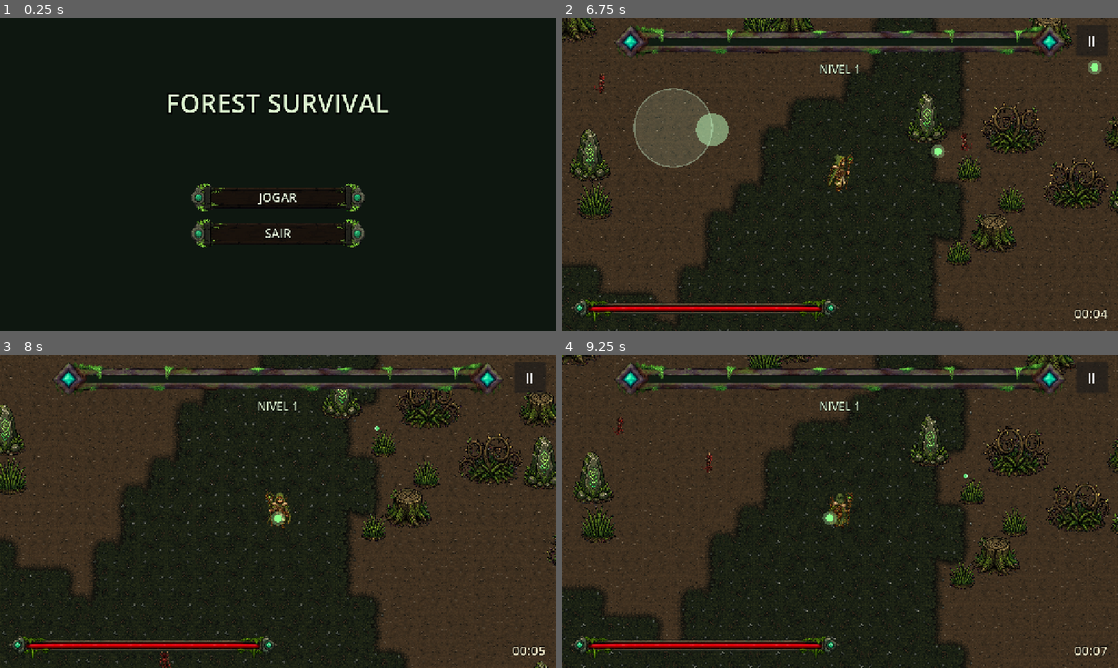
Above: before the commit, frames 1-4 (two rows, left to right).
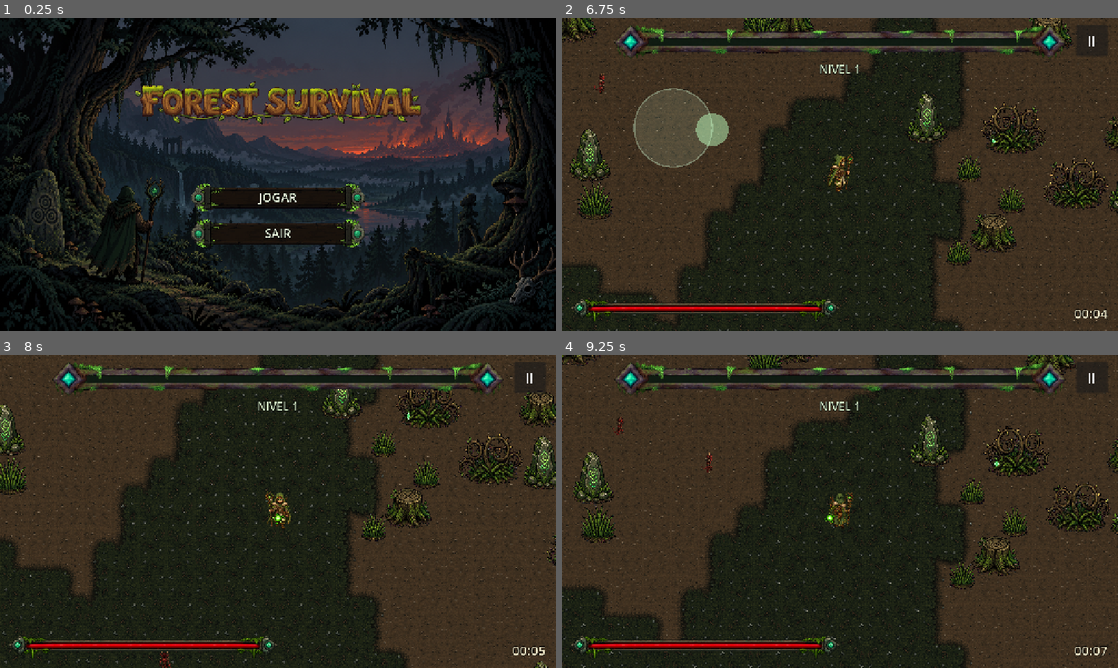
Above: after the commit, the same moments.

Repository: FearDev24/ForestSurvival
Game: Godot game, scene res://scenes/ui/main_menu.tscn
Same seed, same stepped clock (60 frames per second), same inputs: the game is played once before the commit and once after it.
Inputs (mouse positions are in pixels of both pictures, inside the frame that each line leads up to):
- Up to frame 1 (0.25 s): no input
- Up to frame 2 (6.75 s): click "JOGAR" at 0.5 s; click "II" at 1.25 s; click "REINICIAR" at 2 s; tap Enter (ui_accept) at 2.75, 3.02, 6.02 s; move the mouse to (962, 158) at 2.77 s; hold D (move_right) 2.78-3.5 s; click (962, 158) at 2.92 s; drag from (728, 190) to (812, 237) at 3.52 s; move the mouse to (895, 105) at 4.27 s; hold D (move_right) 4.28-5 s; drag from (812, 237) to (1001, 89) at 5.02 s; move the mouse to (1006, 221) at 5.77 s; hold A (move_left) 5.78-6.5 s; drag from (673, 127) to (984, 143) at 6.52 s
- Up to frame 3 (8 s): move the mouse to (305, 511) at 7.27 s; hold S (move_down) from 7.28 s (still down); click (305, 511) at 7.42 s
- Up to frame 4 (9.25 s): release S (move_down) at 8 s; drag from (756, 433) to (634, 386) at 8.02 s; move the mouse to (962, 495) at 8.77 s; hold W (move_up) from 8.78 s (still down); tap Enter (ui_accept) at 9.02 s

The runs differ from the first frame. In frame 1, 38% of the frame differs, in the area x 0-100%, y 0-100%; in frame 2, 0.2%; in frame 3, 0.1%; in frame 4, 0.1%.

Commit message:
feat: integra a arte entregue (icones, menu, icone do app e tres efeitos)
Os 12 icones de arma, o nome do jogo, o fundo do menu, o icone do app e as
tres folhas de animacao entram no lugar dos placeholders. Nenhuma linha de
logica mudou: as vagas da DEC-013 estavam prontas, e os tres efeitos que
desenhavam em codigo passam a nao desenhar quando ha um Sprite na cena.

A escala de cada sprite saiu de medida, nao de olho: preparar_efeitos.py le o
raio visivel quadro a quadro. Orbe a 55% (colisao 10 -> 14), esporos a 50%,
vagalume sem escala. O anel de esporos cresce de 84 a 128 px ao longo da folha
e a colisao de uma zona e fixa: ficam so os dois quadros grandes, senao os
pequenos acertariam antes de a nuvem encostar.

Os dois testes de acerto comparavam a colisao com o raio do placeholder, que
sobrevive intacto quando a arte entra -- passariam com a arte em qualquer
escala. Agora medem a propria textura, e acusam com defeito de proposito.

Co-Authored-By: Claude Opus 5 <noreply@anthropic.com>

Diff:
--- /dev/null
+++ b/assets/effects/esporos_sprite_frames.tres
@@ -0,0 +1,22 @@
+[gd_resource type="SpriteFrames" load_steps=4 format=3 uid="uid://bfsesporosframes"]
+
+[ext_resource type="Texture2D" path="res://assets/effects/esporos.png" id="1_esporos"]
+
+[sub_resource type="AtlasTexture" id="AtlasTexture_esporos_02"]
+atlas = ExtResource("1_esporos")
+region = Rect2(512, 0, 256, 256)
+
+[sub_resource type="AtlasTexture" id="AtlasTexture_esporos_03"]
+atlas = ExtResource("1_esporos")
+region = Rect2(768, 0, 256, 256)
+
+[resource]
+animations = [{
+"frames": [{"duration": 1.0,
+"texture": SubResource("AtlasTexture_esporos_02")},
+{"duration": 1.0,
+"texture": SubResource("AtlasTexture_esporos_03")}],
+"loop": true,
+"name": &"idle",
+"speed": 4.0
+}]
--- /dev/null
+++ b/assets/effects/orbe_sprite_frames.tres
@@ -0,0 +1,34 @@
+[gd_resource type="SpriteFrames" load_steps=6 format=3 uid="uid://bfsorbeframes"]
+
+[ext_resource type="Texture2D" path="res://assets/effects/orbe.png" id="1_orbe"]
+
+[sub_resource type="AtlasTexture" id="AtlasTexture_orbe_00"]
+atlas = ExtResource("1_orbe")
+region = Rect2(0, 0, 64, 64)
+
+[sub_resource type="AtlasTexture" id="AtlasTexture_orbe_01"]
+atlas = ExtResource("1_orbe")
+region = Rect2(64, 0, 64, 64)
+
+[sub_resource type="AtlasTexture" id="AtlasTexture_orbe_02"]
+atlas = ExtResource("1_orbe")
+region = Rect2(128, 0, 64, 64)
+
+[sub_resource type="AtlasTexture" id="AtlasTexture_orbe_03"]
+atlas = ExtResource("1_orbe")
+region = Rect2(192, 0, 64, 64)
+
+[resource]
+animations = [{
+"frames": [{"duration": 1.0,
+"texture": SubResource("AtlasTexture_orbe_00")},
+{"duration": 1.0,
+"texture": SubResource("AtlasTexture_orbe_01")},
+{"duration": 1.0,
+"texture": SubResource("AtlasTexture_orbe_02")},
+{"duration": 1.0,
+"texture": SubResource("AtlasTexture_orbe_03")}],
+"loop": true,
+"name": &"fly",
+"speed": 10.0
+}]
--- /dev/null
+++ b/assets/effects/vagalume_sprite_frames.tres
@@ -0,0 +1,34 @@
+[gd_resource type="SpriteFrames" load_steps=6 format=3 uid="uid://bfsvagalumeframes"]
+
+[ext_resource type="Texture2D" path="res://assets/effects/vagalume.png" id="1_vagalume"]
+
+[sub_resource type="AtlasTexture" id="AtlasTexture_vagalume_00"]
+atlas = ExtResource("1_vagalume")
+region = Rect2(0, 0, 32, 32)
+
+[sub_resource type="AtlasTexture" id="AtlasTexture_vagalume_01"]
+atlas = ExtResource("1_vagalume")
+region = Rect2(32, 0, 32, 32)
+
+[sub_resource type="AtlasTexture" id="AtlasTexture_vagalume_02"]
+atlas = ExtResource("1_vagalume")
+region = Rect2(64, 0, 32, 32)
+
+[sub_resource type="AtlasTexture" id="AtlasTexture_vagalume_03"]
+atlas = ExtResource("1_vagalume")
+region = Rect2(96, 0, 32, 32)
+
+[resource]
+animations = [{
+"frames": [{"duration": 1.0,
+"texture": SubResource("AtlasTexture_vagalume_00")},
+{"duration": 1.0,
+"texture": SubResource("AtlasTexture_vagalume_01")},
+{"duration": 1.0,
+"texture": SubResource("AtlasTexture_vagalume_02")},
+{"duration": 1.0,
+"texture": SubResource("AtlasTexture_vagalume_03")}],
+"loop": true,
+"name": &"idle",
+"speed": 10.0
+}]
--- a/project.godot
+++ b/project.godot
@@ -14,6 +14,7 @@
 config/description="Survivor-like 2D top-down. Um druida guardiao defende a floresta de invasoes demoniacas."
 run/main_scene="res://scenes/ui/main_menu.tscn"
 config/features=PackedStringArray("4.7", "Mobile")
+config/icon="res://assets/ui/icone_app.png"
 
 [display]
 
--- a/resources/upgrades/arma_anel_de_esporos.tres
+++ b/resources/upgrades/arma_anel_de_esporos.tres
@@ -1,7 +1,8 @@
-[gd_resource type="Resource" script_class="UpgradeData" load_steps=3 format=3 uid="uid://bfsupgesporo"]
+[gd_resource type="Resource" script_class="UpgradeData" load_steps=4 format=3 uid="uid://bfsupgesporo"]
 
 [ext_resource type="Script" path="res://scripts/upgrades/upgrade_data.gd" id="1_data"]
 [ext_resource type="Resource" uid="uid://bfsarmaesporo" path="res://resources/weapons/anel_de_esporos.tres" id="2_arma"]
+[ext_resource type="Texture2D" path="res://assets/ui/icones/arma_anel_de_esporos.png" id="3_icone"]
 
 [resource]
 script = ExtResource("1_data")
@@ -11,3 +12,4 @@
 kind = 1
 weapon = ExtResource("2_arma")
 unlock_time = 150.0
+icon = ExtResource("3_icone")
--- a/resources/upgrades/arma_orbe_do_cajado.tres
+++ b/resources/upgrades/arma_orbe_do_cajado.tres
@@ -1,7 +1,8 @@
-[gd_resource type="Resource" script_class="UpgradeData" load_steps=3 format=3 uid="uid://bfsupgorbe"]
+[gd_resource type="Resource" script_class="UpgradeData" load_steps=4 format=3 uid="uid://bfsupgorbe"]
 
 [ext_resource type="Script" path="res://scripts/upgrades/upgrade_data.gd" id="1_data"]
 [ext_resource type="Resource" uid="uid://bfsarmaorbe" path="res://resources/weapons/orbe_do_cajado.tres" id="2_arma"]
+[ext_resource type="Texture2D" path="res://assets/ui/icones/arma_orbe_do_cajado.png" id="3_icone"]
 
 [resource]
 script = ExtResource("1_data")
@@ -10,3 +11,4 @@
 description = "Um orbe de energia verde sai do cajado rumo ao inimigo mais próximo."
 kind = 1
 weapon = ExtResource("2_arma")
+icon = ExtResource("3_icone")
--- a/resources/upgrades/arma_vagalumes_guardioes.tres
+++ b/resources/upgrades/arma_vagalumes_guardioes.tres
@@ -1,7 +1,8 @@
-[gd_resource type="Resource" script_class="UpgradeData" load_steps=3 format=3 uid="uid://bfsupgvagalume"]
+[gd_resource type="Resource" script_class="UpgradeData" load_steps=4 format=3 uid="uid://bfsupgvagalume"]
 
 [ext_resource type="Script" path="res://scripts/upgrades/upgrade_data.gd" id="1_data"]
 [ext_resource type="Resource" uid="uid://bfsarmavagalume" path="res://resources/weapons/vagalumes_guardioes.tres" id="2_arma"]
+[ext_resource type="Texture2D" path="res://assets/ui/icones/arma_vagalumes_guardioes.png" id="3_icone"]
 
 [resource]
 script = ExtResource("1_data")
@@ -11,3 +12,4 @@
 kind = 1
 weapon = ExtResource("2_arma")
 unlock_time = 270.0
+icon = ExtResource("3_icone")
--- a/scenes/effects/guardian_fireflies.tscn
+++ b/scenes/effects/guardian_fireflies.tscn
@@ -1,7 +1,9 @@
-[gd_scene load_steps=3 format=3 uid="uid://bfsvagalume0fs"]
+[gd_scene load_steps=4 format=3 uid="uid://bfsvagalume0fs"]
 
 [ext_resource type="Script" path="res://scripts/effects/orbit_effect.gd" id="1_efeito"]
 [ext_resource type="Script" path="res://scripts/components/hitbox_component.gd" id="2_hitbox"]
+
+[ext_resource type="SpriteFrames" uid="uid://bfsvagalumeframes" path="res://assets/effects/vagalume_sprite_frames.tres" id="9_frames"]
 
 [sub_resource type="CircleShape2D" id="CircleShape2D_orbe"]
 radius = 11.0
@@ -26,6 +28,13 @@
 [node name="CollisionShape2D" type="CollisionShape2D" parent="Orbe0"]
 shape = SubResource("CircleShape2D_orbe")
 
+[node name="Sprite" type="AnimatedSprite2D" parent="Orbe0"]
+texture_filter = 1
+sprite_frames = ExtResource("9_frames")
+animation = &"idle"
+autoplay = "idle"
+frame = 0
+
 [node name="Orbe1" type="Area2D" parent="."]
 collision_layer = 16
 collision_mask = 8
@@ -37,6 +46,13 @@
 [node name="CollisionShape2D" type="CollisionShape2D" parent="Orbe1"]
 shape = SubResource("CircleShape2D_orbe")
 
+[node name="Sprite" type="AnimatedSprite2D" parent="Orbe1"]
+texture_filter = 1
+sprite_frames = ExtResource("9_frames")
+animation = &"idle"
+autoplay = "idle"
+frame = 1
+
 [node name="Orbe2" type="Area2D" parent="."]
 collision_layer = 16
 collision_mask = 8
@@ -47,3 +63,10 @@
 
 [node name="CollisionShape2D" type="CollisionShape2D" parent="Orbe2"]
 shape = SubResource("CircleShape2D_orbe")
+
+[node name="Sprite" type="AnimatedSprite2D" parent="Orbe2"]
+texture_filter = 1
+sprite_frames = ExtResource("9_frames")
+animation = &"idle"
+autoplay = "idle"
+frame = 2
--- a/scenes/effects/orbe_do_cajado.tscn
+++ b/scenes/effects/orbe_do_cajado.tscn
@@ -1,10 +1,11 @@
-[gd_scene load_steps=4 format=3 uid="uid://bfsorbe0forest"]
+[gd_scene load_steps=5 format=3 uid="uid://bfsorbe0forest"]
 
 [ext_resource type="Script" path="res://scripts/effects/orbe_projetil.gd" id="1_efeito"]
 [ext_resource type="Script" path="res://scripts/components/hitbox_component.gd" id="2_hitbox"]
+[ext_resource type="SpriteFrames" uid="uid://bfsorbeframes" path="res://assets/effects/orbe_sprite_frames.tres" id="3_frames"]
 
 [sub_resource type="CircleShape2D" id="CircleShape2D_orbe"]
-radius = 10.0
+radius = 14.0
 
 [node name="OrbeDoCajado" type="Node2D"]
 editor_description = "Ataque inicial do druida (DEC-025): orbe verde disparado do cajado no inimigo mais proximo. Redon …(215 unchanged characters)…
@@ -13,6 +14,14 @@
 speed = 520.0
 lifetime = 1.1
 pierce = 1
+
+[node name="Sprite" type="AnimatedSprite2D" parent="."]
+editor_description = "Escala 0,55: a arte tem ~26 px de raio e a colisao 14. O OrbeProjetil so desenha em codigo quando nao ha este no (DEC-013)."
+texture_filter = 1
+scale = Vector2(0.55, 0.55)
+sprite_frames = ExtResource("3_frames")
+animation = &"fly"
+autoplay = "fly"
 
 [node name="Hitbox" type="Area2D" parent="."]
 editor_description = "Ataque do jogador: layer 5 PlayerAttack, mask 4 EnemyHurtbox, golpe unico por alvo. O dano 1.0 e marcador: quem manda no numero e o WeaponData, por set_damage()."
--- a/scenes/effects/spore_ring.tscn
+++ b/scenes/effects/spore_ring.tscn
@@ -1,7 +1,8 @@
-[gd_scene load_steps=3 format=3 uid="uid://bfsesporo0forest"]
+[gd_scene load_steps=4 format=3 uid="uid://bfsesporo0forest"]
 
 [ext_resource type="Script" path="res://scripts/effects/zone_effect.gd" id="1_efeito"]
 [ext_resource type="Script" path="res://scripts/components/hitbox_component.gd" id="2_hitbox"]
+[ext_resource type="SpriteFrames" uid="uid://bfsesporosframes" path="res://assets/effects/esporos_sprite_frames.tres" id="3_frames"]
 
 [sub_resource type="CircleShape2D" id="CircleShape2D_esporo"]
 radius = 64.0
@@ -12,6 +13,14 @@
 script = ExtResource("1_efeito")
 duration = 3.5
 visual_radius = 64.0
+
+[node name="Sprite" type="AnimatedSprite2D" parent="."]
+editor_description = "Escala 0,5: a arte tem 128 px de raio nos quadros usados e a zona vale 64. O ZoneEffect so desenha em codigo quando nao ha este no (DEC-013)."
+texture_filter = 1
+scale = Vector2(0.5, 0.5)
+sprite_frames = ExtResource("3_frames")
+animation = &"idle"
+autoplay = "idle"
 
 [node name="Hitbox" type="Area2D" parent="."]
 editor_description = "Ataque do jogador: layer 5 PlayerAttack, mask 4 EnemyHurtbox. hit_interval 0.5 - aqui o dano REPETE, que e o que distingue esta familia das outras duas. hit_on_enter true para quem pisa na zona sentir na hora. O dano 1.0 e marcador; quem manda e o WeaponData."
--- a/scenes/ui/main_menu.tscn
+++ b/scenes/ui/main_menu.tscn
@@ -1,8 +1,10 @@
-[gd_scene load_steps=4 format=3 uid="uid://bfsmenu0fs"]
+[gd_scene load_steps=6 format=3 uid="uid://bfsmenu0fs"]
 
 [ext_resource type="Script" path="res://scripts/ui/main_menu.gd" id="1_menu"]
 [ext_resource type="Texture2D" path="res://assets/ui/opcao_normal.png" id="2_normal"]
 [ext_resource type="Texture2D" path="res://assets/ui/opcao_destaque.png" id="3_destaque"]
+[ext_resource type="Texture2D" path="res://assets/ui/titulo_jogo.png" id="4_titulo"]
+[ext_resource type="Texture2D" path="res://assets/ui/fundo_menu.png" id="5_fundo"]
 
 [node name="MainMenu" type="Control"]
 editor_description = "Cena principal do projeto (secao 16: voltar ao menu). JOGAR carrega a partida, SAIR fecha o jogo. Nao mexe em paused: quem despausa e o GameManager, antes de trocar de cena para ca."
@@ -36,6 +38,7 @@
 grow_horizontal = 2
 grow_vertical = 2
 mouse_filter = 2
+texture = ExtResource("5_fundo")
 expand_mode = 1
 stretch_mode = 6
 
@@ -61,6 +64,7 @@
 texture_filter = 2
 layout_mode = 2
 mouse_filter = 2
+texture = ExtResource("4_titulo")
 expand_mode = 1
 stretch_mode = 5
 
--- a/scripts/effects/orbe_projetil.gd
+++ b/scripts/effects/orbe_projetil.gd
@@ -18,5 +18,9 @@
 
 
 func _draw() -> void:
+	# Com arte no lugar — um nó `Sprite` na cena —, o desenho em código sai:
+	# é a vaga da DEC-013 sendo preenchida sem mexer em lógica.
+	if get_node_or_null("Sprite") != null:
+		return
 	draw_circle(Vector2.ZERO, raio_desenho * 1.8, cor_brilho)
 	draw_circle(Vector2.ZERO, raio_desenho, cor)
--- a/scripts/effects/orbit_effect.gd
+++ b/scripts/effects/orbit_effect.gd
@@ -76,6 +76,10 @@
 
 
 func _draw() -> void:
+	# Com arte nos orbes — um `Sprite` em cada —, o desenho em código sai
+	# (DEC-013). Basta olhar o primeiro: a cena põe sprite em todos ou nenhum.
+	if not _orbes.is_empty() and _orbes[0].get_node_or_null("Sprite") != null:
+		return
 	var restante := 1.0 - clampf(_vivo / maxf(0.01, duration), 0.0, 1.0)
 	var cor := orb_color
 	# Desvanece no fim, para os orbes não sumirem de estalo.
--- a/scripts/effects/zone_effect.gd
+++ b/scripts/effects/zone_effect.gd
@@ -34,11 +34,15 @@
 		expired.emit()
 		queue_free()
 		return
-	# Só redesenha porque o placeholder pulsa. Com arte no lugar, sai.
-	queue_redraw()
+	# Só redesenha porque o placeholder pulsa. Com arte no lugar, não redesenha.
+	if get_node_or_null("Sprite") == null:
+		queue_redraw()
 
 
 func _draw() -> void:
+	# Com arte no lugar, o círculo em código sai de cena (DEC-013).
+	if get_node_or_null("Sprite") != null:
+		return
 	var restante := 1.0 - clampf(_vivo / maxf(0.01, duration), 0.0, 1.0)
 	# Pulso lento, e desvanece no fim para a zona não sumir de estalo.
 	var pulso := 0.92 + 0.08 * sin(_vivo * 6.0)
--- a/tests/test_acerto.gd
+++ b/tests/test_acerto.gd
@@ -141,6 +141,29 @@
 	return _transformar(t, forma.shape.get_rect())
 
 
+## Raio visível da arte, quadro a quadro, já na escala do sprite.
+##
+## É a mesma ideia de `_desenho`: a medida sai da textura, não de um número
+## anotado aqui. Fica a mediana dos quadros — um efeito que pulsa não deve ser
+## julgado pelo quadro maior nem pelo menor.
+func _raio_da_arte(sprite: AnimatedSprite2D) -> float:
+	var raios: Array[float] = []
+	for q in sprite.sprite_frames.get_frame_count(sprite.animation):
+		var img := sprite.sprite_frames.get_frame_texture(sprite.animation, q).get_image()
+		var w := img.get_width()
+		var h := img.get_height()
+		var cx := (w - 1) * 0.5
+		var cy := (h - 1) * 0.5
+		var raio := 0.0
+		for y in h:
+			for x in w:
+				if img.get_pixel(x, y).a > 0.16:
+					raio = maxf(raio, maxf(absf(x - cx), absf(y - cy)))
+		raios.append(raio * absf(sprite.scale.x))
+	raios.sort()
+	return raios[raios.size() / 2]
+
+
 func _transformar(t: Transform2D, r: Rect2) -> Rect2:
 	var pontos := [r.position, r.position + Vector2(r.size.x, 0.0),
 		r.position + Vector2(0.0, r.size.y), r.end]
@@ -241,28 +264,37 @@
 			_fail("Corvo: a colisão tem %.0f px de %s, o corpo tem %.0f" % [eixo[1], eixo[0], eixo[2]])
 
 
-## Os vagalumes: a colisão é o orbe desenhado e um pouco do brilho.
+## Os vagalumes: a colisão é o orbe desenhado e um pouco do brilho. Com a arte
+## no lugar, o desenho medido é o do sprite; sem ela, o círculo do placeholder.
 func _check_vagalumes() -> void:
 	var efeito := _efeitos["guardian_fireflies"] as Node2D
-	var desenhado: float = efeito.get("orb_radius")
 	for filho in efeito.get_children():
 		var forma := filho.get_node_or_null("CollisionShape2D") as CollisionShape2D
 		if forma == null:
 			continue
+		var sprite := filho.get_node_or_null("Sprite") as AnimatedSprite2D
+		var desenhado: float = _raio_da_arte(sprite) if sprite != null else efeito.get("orb_radius")
 		var raio := (forma.shape as CircleShape2D).radius
-		if raio < desenhado or raio > desenhado * 1.5:
+		if raio < desenhado * 0.7 or raio > desenhado * 1.5:
 			_fail("Vagalume: colisão de raio %.0f para um orbe desenhado com %.0f" % [raio, desenhado])
 			return
 
 
-## Os esporos: a colisão é o círculo desenhado.
+## Os esporos: a colisão é o círculo desenhado. A folha cresce de 84 a 128 px
+## de raio e a cena usa os dois quadros grandes; a colisão acompanha a arte.
 func _check_esporos() -> void:
 	var efeito := _efeitos["spore_ring"] as Node2D
-	var desenhado: float = efeito.get("visual_radius")
+	var sprite := efeito.get_node_or_null("Sprite") as AnimatedSprite2D
 	var forma := efeito.get_node("Hitbox/CollisionShape2D") as CollisionShape2D
 	var raio := (forma.shape as CircleShape2D).radius
-	if absf(raio - desenhado) > 1.0:
-		_fail("Esporos: colisão de raio %.0f para um anel desenhado com %.0f" % [raio, desenhado])
+	if sprite == null:
+		var desenhado: float = efeito.get("visual_radius")
+		if absf(raio - desenhado) > 1.0:
+			_fail("Esporos: colisão de raio %.0f para um anel desenhado com %.0f" % [raio, desenhado])
+		return
+	var arte := _raio_da_arte(sprite)
+	if raio < arte * 0.85 or raio > arte * 1.15:
+		_fail("Esporos: colisão de raio %.0f para uma nuvem desenhada com %.0f" % [raio, arte])
 
 
 # -------------------------------------------------------------------- recuo --
--- a/tests/test_progressao.gd
+++ b/tests/test_progressao.gd
@@ -99,17 +99,41 @@
 	manager.set("_elapsed", 0.0)
 
 
-## O Orbe acerta onde é desenhado: a colisão cobre o núcleo e um pouco do brilho.
+## O Orbe acerta onde é desenhado: a colisão cobre o núcleo e um pouco do
+## brilho. Com a arte no lugar, o núcleo medido sai da própria textura, já na
+## escala do sprite — se a folha mudar, este teste diz que a colisão ficou para
+## trás. Sem arte, vale o raio do placeholder desenhado em código.
 func _check_orbe() -> void:
 	var cena := (load(ORBE_SCENE) as PackedScene).instantiate() as Node2D
-	var desenho: float = cena.get("raio_desenho")
+	var sprite := cena.get_node_or_null("Sprite") as AnimatedSprite2D
+	var desenho: float = _raio_da_arte(sprite) if sprite != null else cena.get("raio_desenho")
 	var forma := cena.get_node("Hitbox/CollisionShape2D") as CollisionShape2D
 	var raio := (forma.shape as CircleShape2D).radius
-	if raio < desenho or raio > desenho * 1.5:
-		_fail("Orbe: colisão de raio %.0f para um núcleo desenhado com %.0f" % [raio, desenho])
+	if raio < desenho * 0.85 or raio > desenho * 1.3:
+		_fail("Orbe: colisão de raio %.0f para um desenho de %.0f" % [raio, desenho])
 	if cena.z_index <= 0:
 		_fail("Orbe em z_index %d: ele voa na altura do cajado, por cima do chão" % cena.z_index)
 	cena.free()
+
+
+## Raio visível da arte, quadro a quadro, já na escala do sprite: fica a
+## mediana, porque o orbe pulsa entre 24 e 28 px de raio.
+func _raio_da_arte(sprite: AnimatedSprite2D) -> float:
+	var raios: Array[float] = []
+	for q in sprite.sprite_frames.get_frame_count(sprite.animation):
+		var img := sprite.sprite_frames.get_frame_texture(sprite.animation, q).get_image()
+		var w := img.get_width()
+		var h := img.get_height()
+		var cx := (w - 1) * 0.5
+		var cy := (h - 1) * 0.5
+		var raio := 0.0
+		for y in h:
+			for x in w:
+				if img.get_pixel(x, y).a > 0.16:
+					raio = maxf(raio, maxf(absf(x - cx), absf(y - cy)))
+		raios.append(raio * absf(sprite.scale.x))
+	raios.sort()
+	return raios[raios.size() / 2]
 
 
 ## Sai da altura do cajado e vai reto no inimigo, na diagonal inclusive — é o
Binary file added: assets/_raw/ui/anel de esporos efeito.png
Binary file added: assets/_raw/ui/anel de esporos.png
Binary file added: assets/_raw/ui/fundo menu.png
Binary file added: assets/_raw/ui/icone app.png
Binary file added: assets/_raw/ui/orbe do cajado icone.png
Binary file added: assets/_raw/ui/orbe do cajado.png
Binary file added: assets/_raw/ui/titulo jogo.png
Binary file added: assets/_raw/ui/vagalume.png
Binary file added: assets/_raw/ui/vagalumes guardioes.png
Binary file added: assets/effects/esporos.png
Not shown, added: assets/effects/esporos.png.import
Binary file added: assets/effects/orbe.png
(and 24 more such lines)
